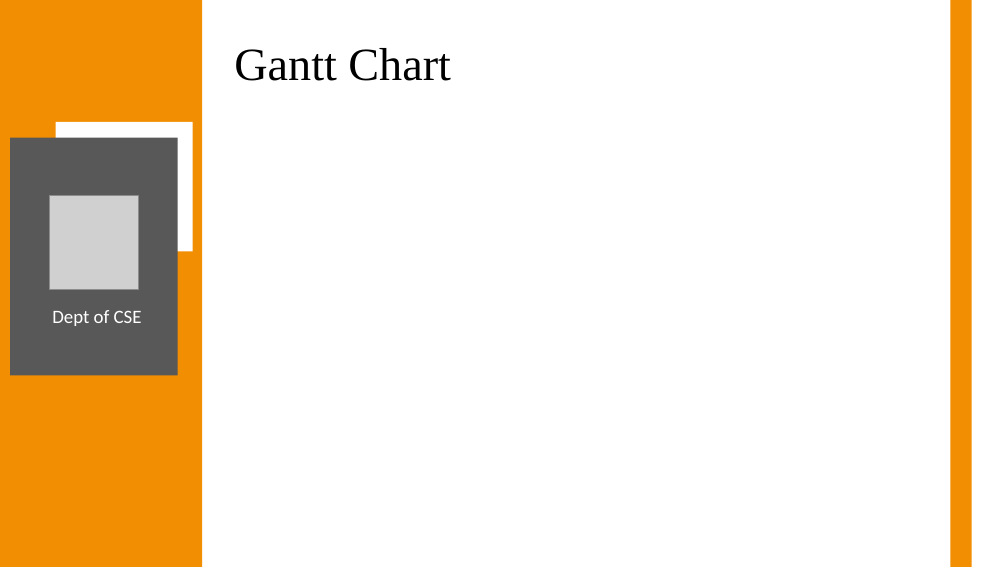
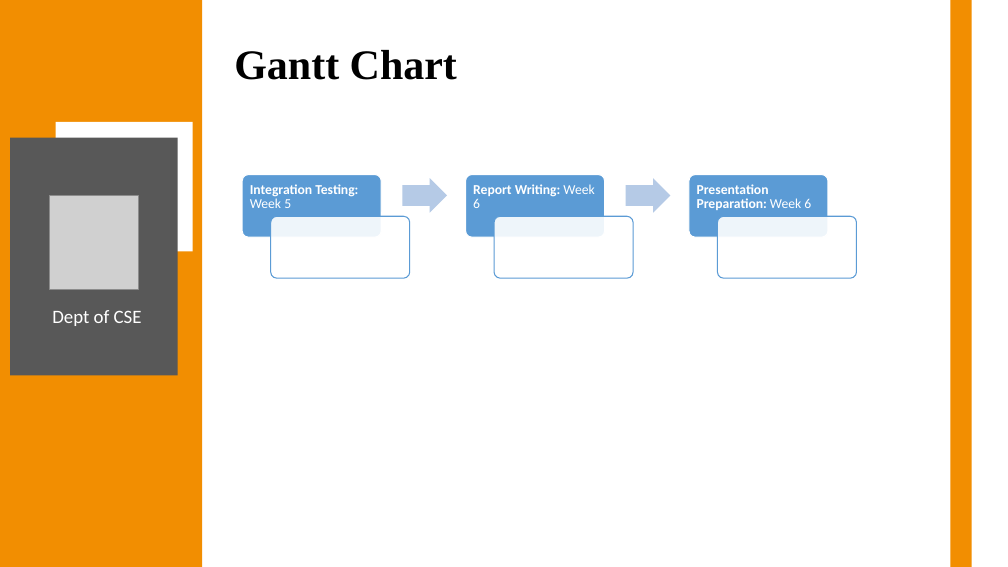
Before and after one commit to Anish202020/7th-Semester, a slide deck: slide 26 of Report & PPT/Project Work/Ppt/Callify Synopsis.pptx. Drawn at 1008x567 pixels with LibreOffice and Linux fonts; fonts in the diff are those of the drawing; grey boxes stand for pictures. Boxes give left, top, right and bottom in pixels: in the first picture for what was removed or moved away, otherwise in the second. Text is boxed around its words. In the diff, an @@ line names an element or a change of style, - is before the commit and + after.

```diff
--- a/Report & PPT/Project Work/Ppt/Callify Synopsis.pptx
+++ b/Report & PPT/Project Work/Ppt/Callify Synopsis.pptx
@@ title "Gantt Chart" at <box>234,50,457,80</box>: size 44 to 40 pt, bold on @@
@@ group added at <box>242,175,857,278</box>: 6 rounded rectangles, 3 texts, 2 right arrows @@
+Integration Testing: Week 5
+Report Writing: Week 6
+Presentation Preparation: Week 6
```
Also in this commit, not shown: 3 other slides changed, 1 slide added, 1 slide removed, 3 other files.
